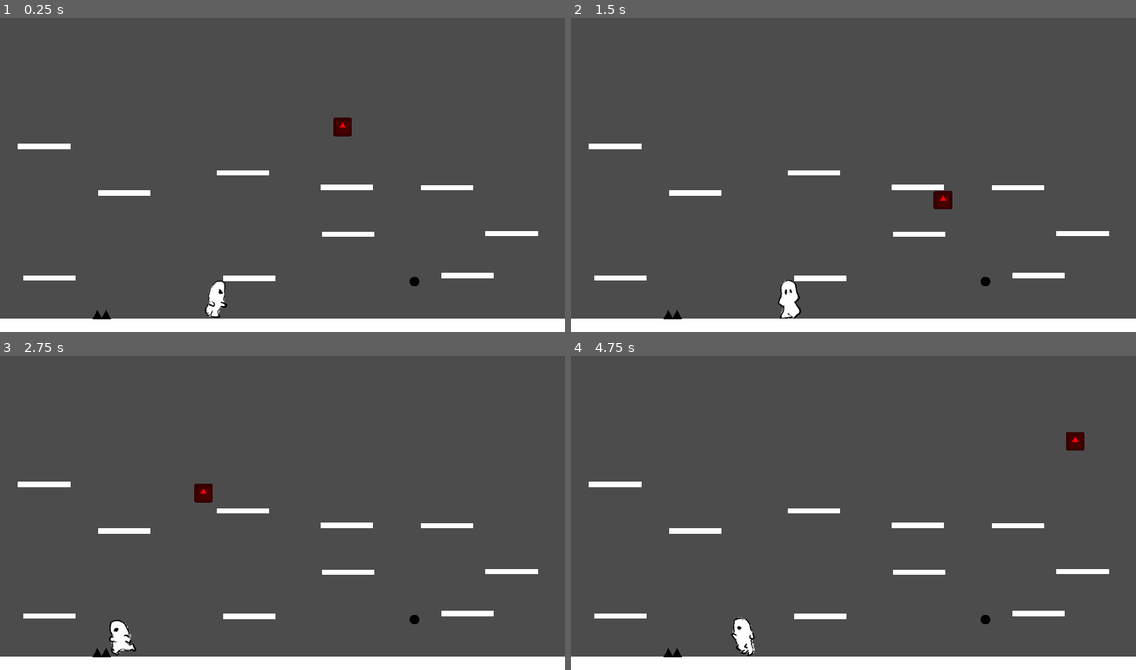
Above: before the commit, frames 1-4 (two rows, left to right).
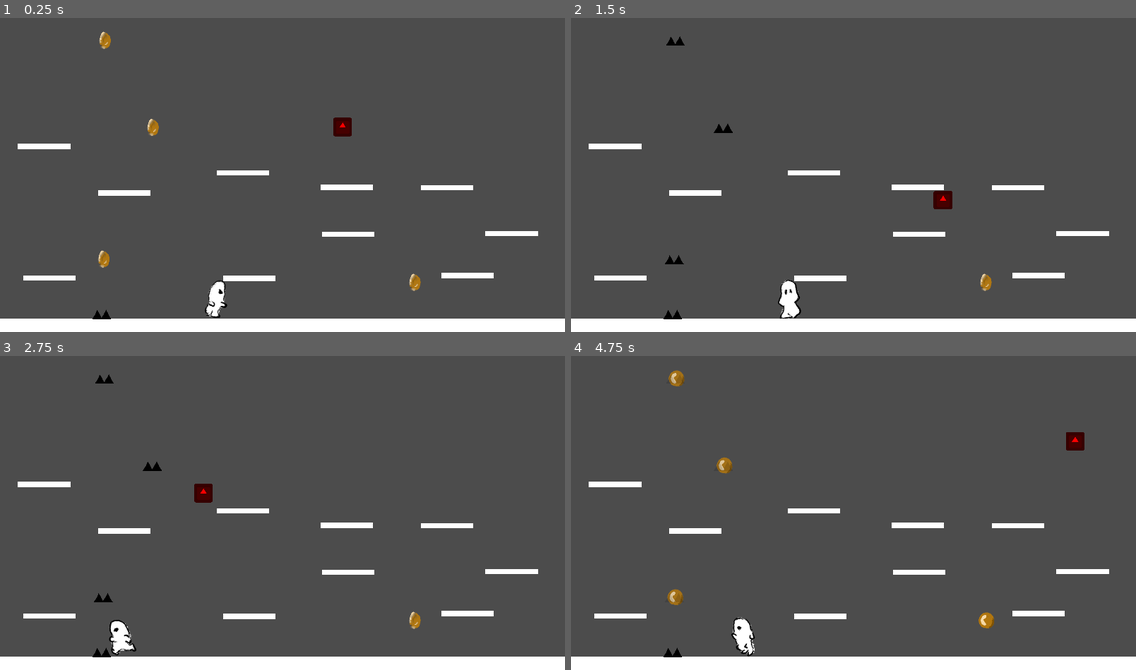
Above: after the commit, the same moments.

Repository: delleloper/GGJ22RG
Game: Godot game, scene res://Game.tscn
The game is run twice, just before and just after one commit, with the same random seed, the same clock (stepped at 60 frames per second) and the same inputs. The engine's default icon, where the game draws it, is replaced by a stand-in: a white triangle on a blue panel in a dark square.
Inputs:
- Up to frame 1 (0.25 s): no input
- Up to frame 2 (1.5 s): tap Enter (ui_accept) at 0.5 s; hold Enter (ui_accept) 0.53-1.28 s; hold Up (mUp) from 0.53 s (still down); tap Right (mRigth) at 1.35 s
- Up to frame 3 (2.75 s): tap Enter (ui_accept) at 1.52, 1.55, 1.82 s; release Up (mUp) at 2.03 s; hold Left (mLeft) from 2.03 s (still down); hold Enter (ui_accept) from 2.03 s (still down)
- Up to frame 4 (4.75 s): release Left (mLeft) at 2.78 s; release Enter (ui_accept) at 2.78 s; hold Up (mUp) 2.78-4.28 s; tap Right (mRigth) at 2.85, 4.35 s; tap Enter (ui_accept) at 3.02, 3.05, 3.32, 4.52, 4.55 s; hold Enter (ui_accept) 3.53-4.28 s; hold Left (mLeft) from 4.28 s (still down)

The runs differ from the first frame. In frame 1, 0.3% of the frame differs, in the area x 17-75%, y 4-87%; in frame 2, 0.2%; in frame 3, 0.2%; in frame 4, 0.5%.

Commit message:
progress

Diff:
--- a/Convertible.gd
+++ b/Convertible.gd
@@ -1,3 +1,8 @@
 extends Node2D
 
-var converted
+onready var moneda = $moneda
+onready var pinchos = $pinchos
+
+func switch():
+	moneda.enabled = !moneda.enabled
+	pinchos.enabled = !pinchos.enabled
--- /dev/null
+++ b/Convertible.tscn
@@ -0,0 +1,16 @@
+[gd_scene load_steps=4 format=2]
+
+[ext_resource path="res://pinchos.tscn" type="PackedScene" id=1]
+[ext_resource path="res://moneda.tscn" type="PackedScene" id=2]
+[ext_resource path="res://Convertible.gd" type="Script" id=3]
+
+[node name="Convertible" type="Node2D" groups=["Convertibles"]]
+script = ExtResource( 3 )
+
+[node name="moneda" parent="." instance=ExtResource( 2 )]
+position = Vector2( 2, -20 )
+
+[node name="pinchos" parent="." instance=ExtResource( 1 )]
+modulate = Color( 1, 1, 1, 0 )
+position = Vector2( 1, -16 )
+enabled = false
--- a/Game.gd
+++ b/Game.gd
@@ -8,3 +8,14 @@
 func win():
 	get_tree().reload_current_scene()
 	pass
+
+
+
+
+func invert():
+	get_tree().call_group("Convertibles", "switch")
+
+
+func _input(event: InputEvent):
+	if event.is_action_pressed("ui_accept"):
+		invert()
--- a/Game.tscn
+++ b/Game.tscn
@@ -6,18 +6,38 @@
 [ext_resource path="res://pinchos.tscn" type="PackedScene" id=4]
 [ext_resource path="res://Platform.tscn" type="PackedScene" id=5]
 [ext_resource path="res://Game.gd" type="Script" id=6]
+[ext_resource path="res://icon.png" type="Texture" id=7]
+[ext_resource path="res://Convertible.tscn" type="PackedScene" id=8]
 
 [sub_resource type="PhysicsMaterial" id=2]
 
 [sub_resource type="RectangleShape2D" id=1]
 extents = Vector2( 962, 32 )
 
+[sub_resource type="Shader" id=3]
+code = "shader_type canvas_item;
+render_mode unshaded;
+
+uniform float colorAfectar = 0.0;
+
+void fragment(){
+    vec4 c = textureLod(SCREEN_TEXTURE,SCREEN_UV,0.0).rgba;
+    c.r = 1.0 - c.r;
+    c.g = 1.0 - c.g;
+    c.b = 1.0 - c.b;
+    c.a = colorAfectar;
+    COLOR.rgba = c;
+}"
+
+[sub_resource type="ShaderMaterial" id=4]
+shader = SubResource( 3 )
+shader_param/colorAfectar = 0.0
+
 [node name="Game" type="Node2D"]
 script = ExtResource( 6 )
 
 [node name="Player" parent="." instance=ExtResource( 1 )]
 position = Vector2( 735, 872 )
-runSpeed = 500
 jumpSpeed = 1000
 gravity = 50
 
@@ -69,3 +89,20 @@
 
 [node name="Platform7" parent="." instance=ExtResource( 5 )]
 position = Vector2( 150, 449 )
+
+[node name="CanvasModulate" type="Sprite" parent="."]
+material = SubResource( 4 )
+position = Vector2( 958, 543 )
+scale = Vector2( 33.1875, 19.2031 )
+texture = ExtResource( 7 )
+
+[node name="Timer" type="Timer" parent="."]
+
+[node name="Convertible" parent="." instance=ExtResource( 8 )]
+position = Vector2( 517, 402 )
+
+[node name="Convertible2" parent="." instance=ExtResource( 8 )]
+position = Vector2( 350, 850 )
+
+[node name="Convertible3" parent="." instance=ExtResource( 8 )]
+position = Vector2( 354, 106 )
--- a/Player.gd
+++ b/Player.gd
@@ -25,7 +25,6 @@
 			if motion == 0:
 				animator.play("idle")
 
-
 func _physics_process(delta):
 	motion = Input.get_action_strength("mRigth") - Input.get_action_strength("mLeft")
 	velocity.x = lerp(velocity.x, motion * runSpeed,0.3)
--- a/Player.tscn
+++ b/Player.tscn
@@ -69,7 +69,7 @@
 
 [sub_resource type="Animation" id=6]
 resource_name = "jump"
-length = 0.25
+length = 0.5
 tracks/0/type = "value"
 tracks/0/path = NodePath("sprite:texture")
 tracks/0/interp = 1
@@ -89,7 +89,7 @@
 tracks/1/imported = false
 tracks/1/enabled = true
 tracks/1/keys = {
-"times": PoolRealArray( 0, 0.1, 0.2 ),
+"times": PoolRealArray( 0, 0.2, 0.4 ),
 "transitions": PoolRealArray( 1, 1, 1 ),
 "update": 1,
 "values": [ 1, 2, 3 ]
@@ -156,6 +156,8 @@
 collision_layer = 2
 collision_mask = 9
 script = ExtResource( 1 )
+runSpeed = 500
+jumpSpeed = 1033
 
 [node name="sprite" type="Sprite" parent="."]
 scale = Vector2( 1.11719, 1.11719 )
--- /dev/null
+++ b/Vanisher.gd
@@ -0,0 +1,17 @@
+extends Node
+
+var tw : Tween
+
+func vanish(value):
+	var start
+	var end
+	tw = $Tween
+	if value:
+		start = Color.white
+		end = Color.transparent
+	else:
+		start = Color.transparent
+		end =  Color.white
+
+	tw.interpolate_property(get_parent(),"modulate", start,end,0.5,Tween.TRANS_QUAD,Tween.EASE_IN)
+	tw.start()
--- /dev/null
+++ b/Vanisher.tscn
@@ -0,0 +1,8 @@
+[gd_scene load_steps=2 format=2]
+
+[ext_resource path="res://Vanisher.gd" type="Script" id=1]
+
+[node name="Vanisher" type="Node"]
+script = ExtResource( 1 )
+
+[node name="Tween" type="Tween" parent="."]
--- a/moneda.gd
+++ b/moneda.gd
@@ -1,6 +1,12 @@
 extends Area2D
 
+export var enabled = true setget setEnabled
+
+func setEnabled(value):
+	enabled = value
+	$Vanisher.vanish(value)
+
 func _on_moneda_body_entered(body):
-	if body is Player:
+	if body is Player && enabled:
 		body.coins += 1
 		queue_free()
--- a/moneda.tscn
+++ b/moneda.tscn
@@ -1,10 +1,43 @@
-[gd_scene load_steps=4 format=2]
+[gd_scene load_steps=7 format=2]
 
-[ext_resource path="res://coin.png" type="Texture" id=1]
+[ext_resource path="res://assets/monedas_1.png" type="Texture" id=1]
 [ext_resource path="res://moneda.gd" type="Script" id=2]
+[ext_resource path="res://Vanisher.tscn" type="PackedScene" id=3]
 
 [sub_resource type="CircleShape2D" id=1]
-radius = 17.0294
+radius = 28.0
+
+[sub_resource type="Animation" id=2]
+length = 0.001
+tracks/0/type = "value"
+tracks/0/path = NodePath("SinTítulo:frame")
+tracks/0/interp = 1
+tracks/0/loop_wrap = true
+tracks/0/imported = false
+tracks/0/enabled = true
+tracks/0/keys = {
+"times": PoolRealArray( 0 ),
+"transitions": PoolRealArray( 1 ),
+"update": 0,
+"values": [ 0 ]
+}
+
+[sub_resource type="Animation" id=3]
+resource_name = "twist"
+length = 1.2
+loop = true
+tracks/0/type = "value"
+tracks/0/path = NodePath("SinTítulo:frame")
+tracks/0/interp = 1
+tracks/0/loop_wrap = true
+tracks/0/imported = false
+tracks/0/enabled = true
+tracks/0/keys = {
+"times": PoolRealArray( 0, 0.2, 0.4, 0.6, 0.8, 1 ),
+"transitions": PoolRealArray( 1, 1, 1, 1, 1, 1 ),
+"update": 1,
+"values": [ 0, 1, 2, 3, 4, 5 ]
+}
 
 [node name="moneda" type="Area2D"]
 collision_layer = 8
@@ -12,9 +45,19 @@
 script = ExtResource( 2 )
 
 [node name="SinTítulo" type="Sprite" parent="."]
+scale = Vector2( 0.5, 0.5 )
 texture = ExtResource( 1 )
+hframes = 7
+
+[node name="Vanisher" parent="." instance=ExtResource( 3 )]
 
 [node name="CollisionShape2D" type="CollisionShape2D" parent="."]
+position = Vector2( 2, 3 )
 shape = SubResource( 1 )
 
+[node name="AnimationPlayer" type="AnimationPlayer" parent="."]
+autoplay = "twist"
+anims/RESET = SubResource( 2 )
+anims/twist = SubResource( 3 )
+
 [connection signal="body_entered" from="." to="." method="_on_moneda_body_entered"]
--- a/pinchos.gd
+++ b/pinchos.gd
@@ -1,5 +1,11 @@
 extends Area2D
 
+export var enabled = true setget setEnabled
+
+func setEnabled(value):
+	enabled = value
+	$Vanisher.vanish(value)
+
 func _on_pinchos_body_entered(body):
-	if body is Player:
+	if body is Player && enabled:
 			get_tree().reload_current_scene()
--- a/pinchos.tscn
+++ b/pinchos.tscn
@@ -1,7 +1,8 @@
-[gd_scene load_steps=4 format=2]
+[gd_scene load_steps=5 format=2]
 
 [ext_resource path="res://pinchos.png" type="Texture" id=1]
 [ext_resource path="res://pinchos.gd" type="Script" id=2]
+[ext_resource path="res://Vanisher.tscn" type="PackedScene" id=3]
 
 [sub_resource type="RectangleShape2D" id=1]
 extents = Vector2( 32, 16 )
@@ -10,6 +11,8 @@
 position = Vector2( 0, -17 )
 script = ExtResource( 2 )
 
+[node name="Vanisher" parent="." instance=ExtResource( 3 )]
+
 [node name="Pinchos" type="Sprite" parent="."]
 texture = ExtResource( 1 )
 
Not shown: 1 places in Game.tscn that only renumber resources
Binary file added: assets/monedas_1.png
Not shown, added: assets/monedas_1.png.import
Binary file added: assets/pincho_corto.png
Not shown, added: assets/pincho_corto.png.import
Binary file added: assets/pincho_largo.png
Not shown, added: assets/pincho_largo.png.import
Binary file added: assets/pinchos_1.png
Not shown, added: assets/pinchos_1.png.import
